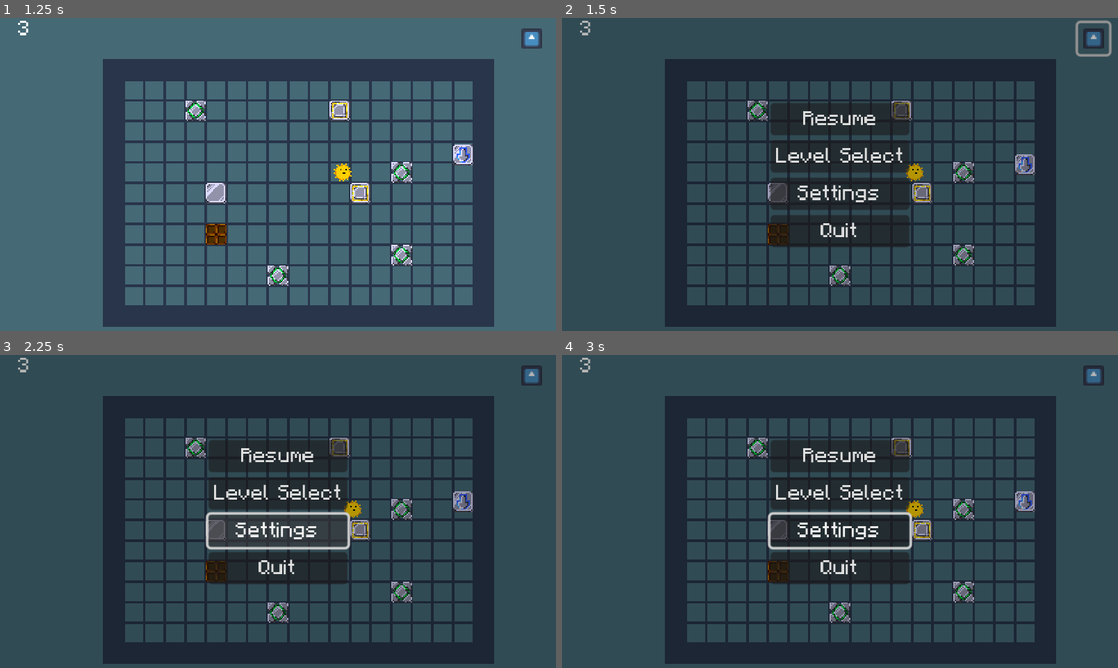
Above: before the commit, frames 1-4 (two rows, left to right).
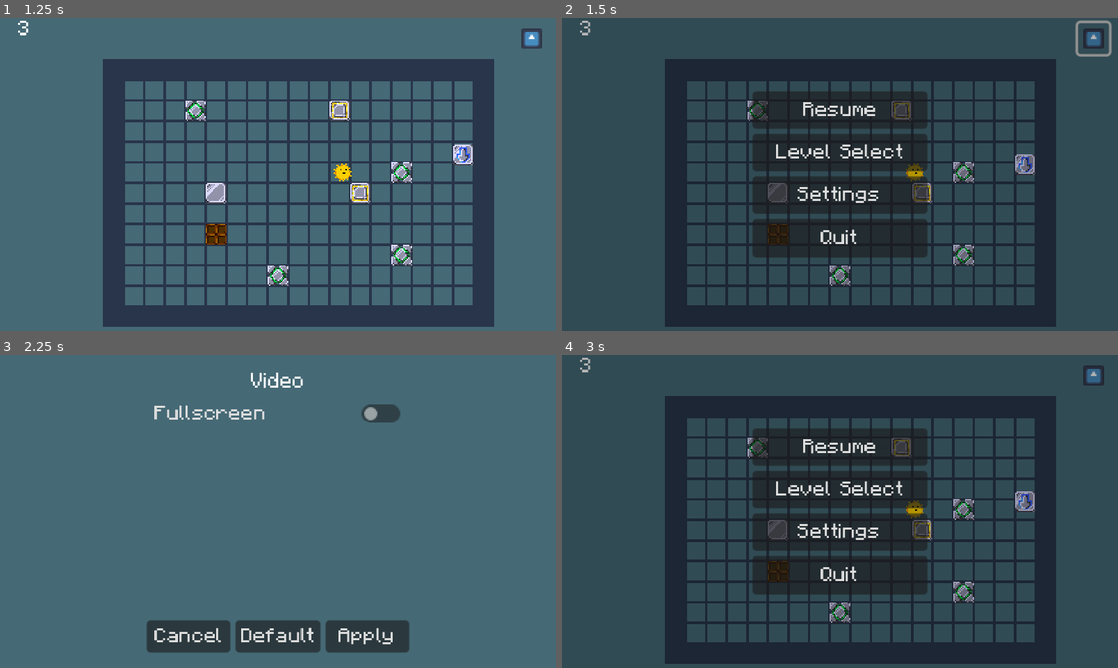
Above: after the commit, the same moments.

Repository: UnstableStrafe/LinkCube
Game: Godot game, scene res://test/test2.tscn
The game is run twice, just before and just after one commit, with the same random seed, the same clock (stepped at 60 frames per second) and the same inputs. This scene is started directly instead of the project's main scene. The engine's default icon, where the game draws it, is replaced by a stand-in: a white triangle on a blue panel in a dark square.
Inputs (mouse positions are in pixels of both pictures, inside the frame that each line leads up to):
- Up to frame 1 (1.25 s): tap Enter at 0.5 s; hold D (move_right) from 0.53 s (still down); hold Space (next_level) from 0.53 s (still down)
- Up to frame 2 (1.5 s): release D (move_right) at 1.25 s; release Space (next_level) at 1.25 s; click (1095, 39) at 1.25 s
- Up to frame 3 (2.25 s): click "Settings" at 2 s
- Up to frame 4 (3 s): click (751, 636) at 2.75 s, where only the run after the commit has a clickable "Cancel"

Frame 1 is identical in both runs. In frame 2, 6.0% of the frame differs, in the area x 34-66%, y 23-77%; in frame 3, 96%, in the area x 0-100%, y 0-100%; in frame 4, 6.5%.
Error before the commit: Cannot call method 'instantiate' on a null value. (res://ui/pause_menu/pause_menu.gd:20)

Commit message:
Build settings menus, yay

Diff:
--- a/resources/global.gd
+++ b/resources/global.gd
@@ -4,20 +4,21 @@
 signal sweet_victory
 signal tile_targetted
 
-@export var move_time := 0.2
-
+var move_time := 0.2
 var level_index := 1
 var levels: Array[Level] = load("res://resources/level_index.tres").levels
-
-const SAVE_FILE := "user://level_scores.json"
-
+var tile_size := 0.0
 var tilemap: TileMap:
 	set(value):
 		tilemap = value
 
 		tile_size = tilemap.tile_set.tile_size.x
 
-var tile_size := 0.0
+const SAVE_FILE := "user://level_scores.json"
+const SETTINGS_FILE := "user://settings.cfg"
+
+func _ready() -> void:
+	load_settings()
 
 ## Loads the next level
 func next_level() -> void:
@@ -28,6 +29,8 @@
 
 	level_index += 1
 	get_tree().change_scene_to_packed(level.scene)
+
+## Serialisation ##
 
 func load_scores() -> Dictionary:
 	var best_scores := {}
@@ -50,3 +53,11 @@
 
 	var file = FileAccess.open(SAVE_FILE, FileAccess.WRITE)
 	file.store_string(JSON.stringify(scores))
+
+func load_settings() -> void:
+	var config := ConfigFile.new()
+	var error := config.load(SETTINGS_FILE)
+
+	if error == OK:
+		var settings := Settings.from_config_file(config)
+		settings.apply()
--- a/ui/pause_menu/pause_menu.tscn
+++ b/ui/pause_menu/pause_menu.tscn
@@ -1,7 +1,8 @@
-[gd_scene load_steps=4 format=3 uid="uid://d0nmhojnw88sl"]
+[gd_scene load_steps=5 format=3 uid="uid://d0nmhojnw88sl"]
 
 [ext_resource type="Script" path="res://ui/pause_menu/pause_menu.gd" id="1_xilg8"]
 [ext_resource type="PackedScene" uid="uid://cw2dxhrhi0b1h" path="res://ui/level_select/level_select.tscn" id="2_sl5vl"]
+[ext_resource type="PackedScene" uid="uid://c4rxpbdq82gpp" path="res://ui/settings/settings.tscn" id="3_d65mk"]
 
 [sub_resource type="StyleBoxFlat" id="StyleBoxFlat_e6vcy"]
 bg_color = Color(0, 0, 0, 0.286275)
@@ -16,6 +17,7 @@
 grow_vertical = 2
 script = ExtResource("1_xilg8")
 level_select_scene = ExtResource("2_sl5vl")
+settings_scene = ExtResource("3_d65mk")
 
 [node name="Fade" type="Panel" parent="."]
 layout_mode = 1
@@ -33,31 +35,35 @@
 anchor_top = 0.5
 anchor_right = 0.5
 anchor_bottom = 0.5
-offset_left = -48.0
-offset_top = -41.5
-offset_right = 48.0
-offset_bottom = 41.5
+offset_left = -68.0
+offset_top = -64.5
+offset_right = 68.0
+offset_bottom = 64.5
 grow_horizontal = 2
 grow_vertical = 2
 alignment = 1
 
 [node name="Resume" type="Button" parent="HBoxContainer"]
 layout_mode = 2
+size_flags_vertical = 3
 mouse_default_cursor_shape = 2
 text = "Resume"
 
 [node name="LevelSelect" type="Button" parent="HBoxContainer"]
 layout_mode = 2
+size_flags_vertical = 3
 mouse_default_cursor_shape = 2
 text = "Level Select"
 
 [node name="Settings" type="Button" parent="HBoxContainer"]
 layout_mode = 2
+size_flags_vertical = 3
 mouse_default_cursor_shape = 2
 text = "Settings"
 
 [node name="Quit" type="Button" parent="HBoxContainer"]
 layout_mode = 2
+size_flags_vertical = 3
 mouse_default_cursor_shape = 2
 text = "Quit"
 
--- /dev/null
+++ b/ui/settings/default_settings.tres
@@ -0,0 +1,7 @@
+[gd_resource type="Resource" script_class="Settings" load_steps=2 format=3 uid="uid://cmekbkt6tll2u"]
+
+[ext_resource type="Script" path="res://ui/settings/settings_res.gd" id="1_3u12w"]
+
+[resource]
+script = ExtResource("1_3u12w")
+fullscreen = true
--- /dev/null
+++ b/ui/settings/settings.gd
@@ -0,0 +1,31 @@
+extends Control
+
+@export var default: Settings
+
+@onready var current: Settings:
+	set(settings):
+		current = settings
+		view_current()
+
+func _ready() -> void:
+	# Load current settings on ready
+	current = Settings.Current()
+
+## Render the specified settings view
+func view_current() -> void:
+	%FullscreenToggle.button_pressed = current.fullscreen
+
+# This can be connected to toggles etc to set a setting
+func _on_setting_changed(value: Variant, property: String) -> void:
+	current.set(property, value)
+
+# Buttons
+
+func _on_back_button_pressed() -> void:
+	queue_free()
+
+func _on_default_pressed() -> void:
+	current = default
+
+func _on_apply_pressed() -> void:
+	current.apply()
--- /dev/null
+++ b/ui/settings/settings.tscn
@@ -0,0 +1,89 @@
+[gd_scene load_steps=4 format=3 uid="uid://c4rxpbdq82gpp"]
+
+[ext_resource type="Script" path="res://ui/settings/settings.gd" id="1_cc4qg"]
+[ext_resource type="Resource" uid="uid://cmekbkt6tll2u" path="res://ui/settings/default_settings.tres" id="2_5p600"]
+
+[sub_resource type="StyleBoxFlat" id="StyleBoxFlat_kvv3m"]
+bg_color = Color(0.270588, 0.411765, 0.458824, 1)
+
+[node name="Settings" type="Control"]
+layout_mode = 3
+anchors_preset = 15
+anchor_right = 1.0
+anchor_bottom = 1.0
+grow_horizontal = 2
+grow_vertical = 2
+script = ExtResource("1_cc4qg")
+default = ExtResource("2_5p600")
+
+[node name="Background" type="Panel" parent="."]
+layout_mode = 1
+anchors_preset = 15
+anchor_right = 1.0
+anchor_bottom = 1.0
+grow_horizontal = 2
+grow_vertical = 2
+theme_override_styles/panel = SubResource("StyleBoxFlat_kvv3m")
+
+[node name="SettingsPage" type="VBoxContainer" parent="."]
+layout_mode = 1
+anchors_preset = 8
+anchor_left = 0.5
+anchor_top = 0.5
+anchor_right = 0.5
+anchor_bottom = 0.5
+offset_left = -102.0
+offset_top = -109.5
+offset_right = 102.0
+offset_bottom = 109.5
+grow_horizontal = 2
+grow_vertical = 2
+theme_override_constants/separation = 10
+
+[node name="ScrollContainer" type="ScrollContainer" parent="SettingsPage"]
+layout_mode = 2
+size_flags_vertical = 3
+follow_focus = true
+horizontal_scroll_mode = 0
+
+[node name="SettingsList" type="VBoxContainer" parent="SettingsPage/ScrollContainer"]
+layout_mode = 2
+size_flags_horizontal = 3
+alignment = 2
+
+[node name="Label" type="Label" parent="SettingsPage/ScrollContainer/SettingsList"]
+layout_mode = 2
+text = "Video"
+horizontal_alignment = 1
+
+[node name="FullscreenToggle" type="CheckButton" parent="SettingsPage/ScrollContainer/SettingsList"]
+unique_name_in_owner = true
+layout_mode = 2
+text = "Fullscreen"
+
+[node name="Buttons" type="HBoxContainer" parent="SettingsPage"]
+layout_mode = 2
+alignment = 1
+
+[node name="BackButton" type="Button" parent="SettingsPage/Buttons"]
+layout_mode = 2
+size_flags_horizontal = 3
+mouse_default_cursor_shape = 2
+text = "Cancel"
+
+[node name="Default" type="Button" parent="SettingsPage/Buttons"]
+layout_mode = 2
+size_flags_horizontal = 3
+mouse_default_cursor_shape = 2
+text = "Default"
+
+[node name="Apply" type="Button" parent="SettingsPage/Buttons"]
+layout_mode = 2
+size_flags_horizontal = 3
+mouse_default_cursor_shape = 2
+text = "Apply"
+
+[connection signal="toggled" from="SettingsPage/ScrollContainer/SettingsList/FullscreenToggle" to="." method="_on_setting_changed" binds= ["fullscreen"]]
+[connection signal="pressed" from="SettingsPage/Buttons/BackButton" to="." method="_on_back_button_pressed"]
+[connection signal="pressed" from="SettingsPage/Buttons/Default" to="." method="_on_default_pressed"]
+[connection signal="pressed" from="SettingsPage/Buttons/Apply" to="." method="_on_apply_pressed"]
--- /dev/null
+++ b/ui/settings/settings_res.gd
@@ -0,0 +1,39 @@
+class_name Settings
+extends Resource
+
+# If you are adding a setting it needs to have an entry in all the below functions :)
+@export var fullscreen := true
+
+## Create a new instance of Settings using the current state of the engine
+static func Current() -> Settings:
+	var settings := Settings.new()
+
+	settings.fullscreen = DisplayServer.window_get_mode() == DisplayServer.WINDOW_MODE_FULLSCREEN
+
+	return settings
+
+## Modify the engine according to this object's settings
+func apply() -> void:
+	DisplayServer.window_set_mode(
+		DisplayServer.WINDOW_MODE_FULLSCREEN if fullscreen else DisplayServer.WINDOW_MODE_MAXIMIZED
+	)
+
+	# Save the applied settings
+	var config := to_config_file()
+	config.save(Global.SETTINGS_FILE)
+
+## Dump settings in a ConfigFile
+func to_config_file() -> ConfigFile:
+	var config := ConfigFile.new()
+
+	config.set_value("video", "fullscreen", fullscreen)
+
+	return config
+
+# Load a ConfigFile into a Settings resource
+static func from_config_file(config: ConfigFile) -> Settings:
+	var settings := Settings.new()
+
+	settings.fullscreen = config.get_value("video", "fullscreen", settings.fullscreen)
+
+	return settings
